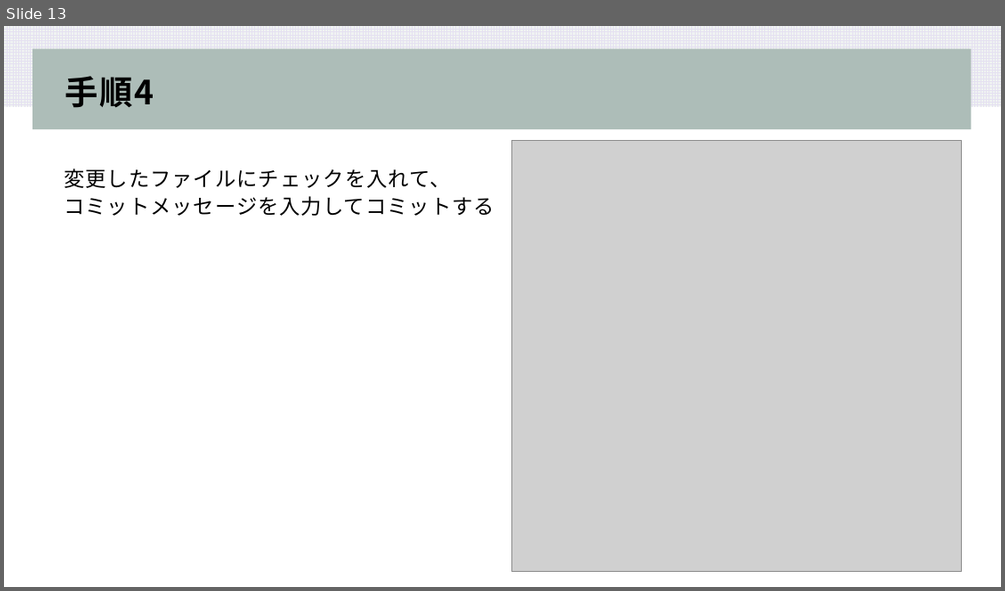
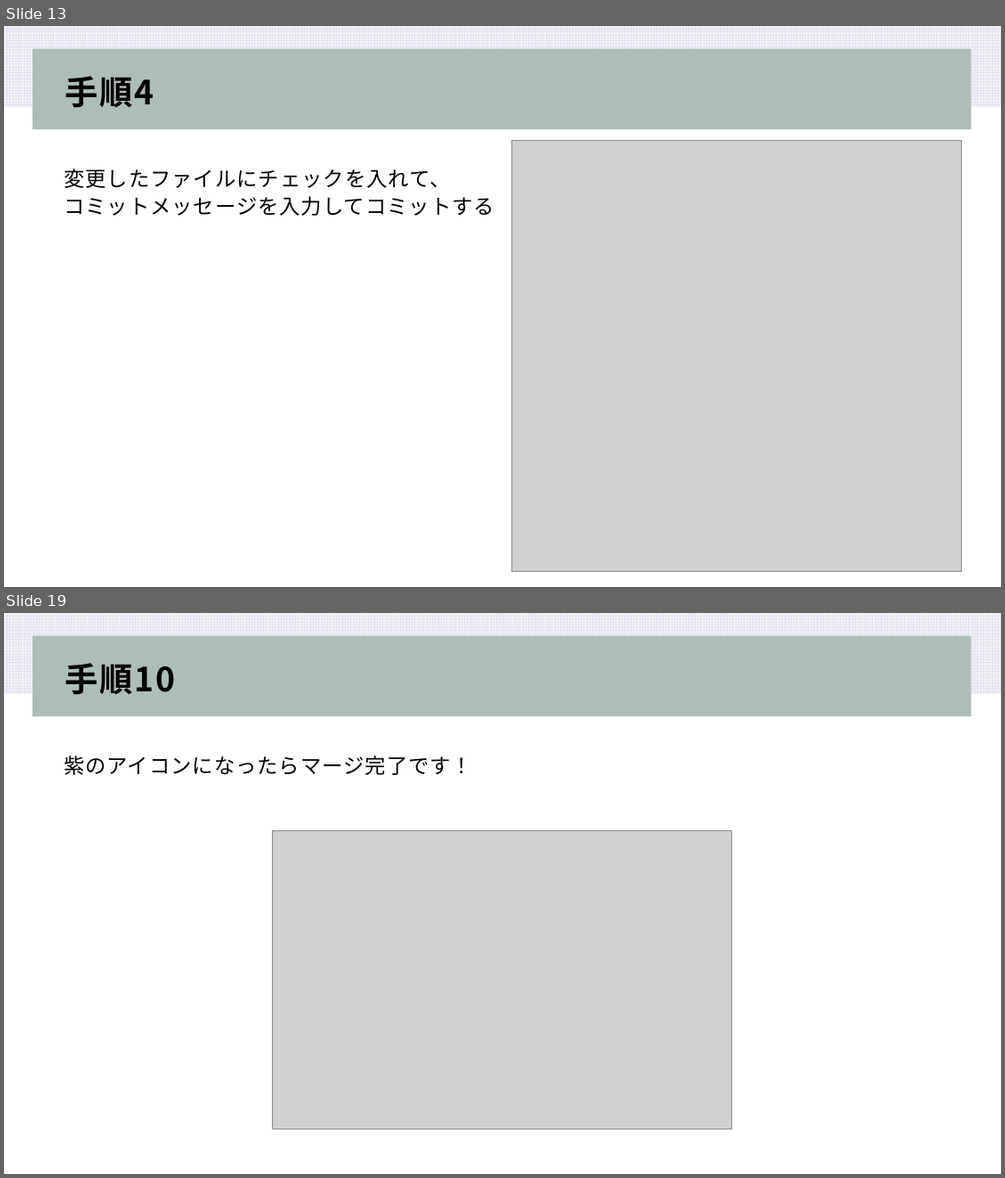
Before and after one commit to koki-sys/syuboard, a slide deck: document/PullRequest.pptx. Shown one above the other, each under a label of ours: slide 13 before the commit, slides 13 and 19 after it; the slides between them are not shown. The pictures are 1005x591 and 1005x1178 pixels, drawn with LibreOffice and Linux fonts; fonts in the diff are those of the drawing; grey boxes stand for pictures. Boxes give left, top, right and bottom in pixels: in the first picture for what was removed or moved away, otherwise in the second. Text is boxed around its words. In the diff, an @@ line names an element or a change of style, - is before the commit and + after.

```diff
--- a/document/PullRequest.pptx
+++ b/document/PullRequest.pptx
@@ slide 19 added at [4,613,1001,1174], background #FFFFFF; not listed: 2 template elements that a slide beside it also shows @@
@@ title added at [65,663,175,695], 32 pt, text #000000, bold @@
+手順10
@@ text added at [64,755,472,775], 20 pt, text #000000 @@
+紫のアイコンになったらマージ完了です！
@@ picture added at [273,831,732,1129] @@
```
Also in this commit, not shown: 10 slides changed, 5 other slides added, 1 other file.
